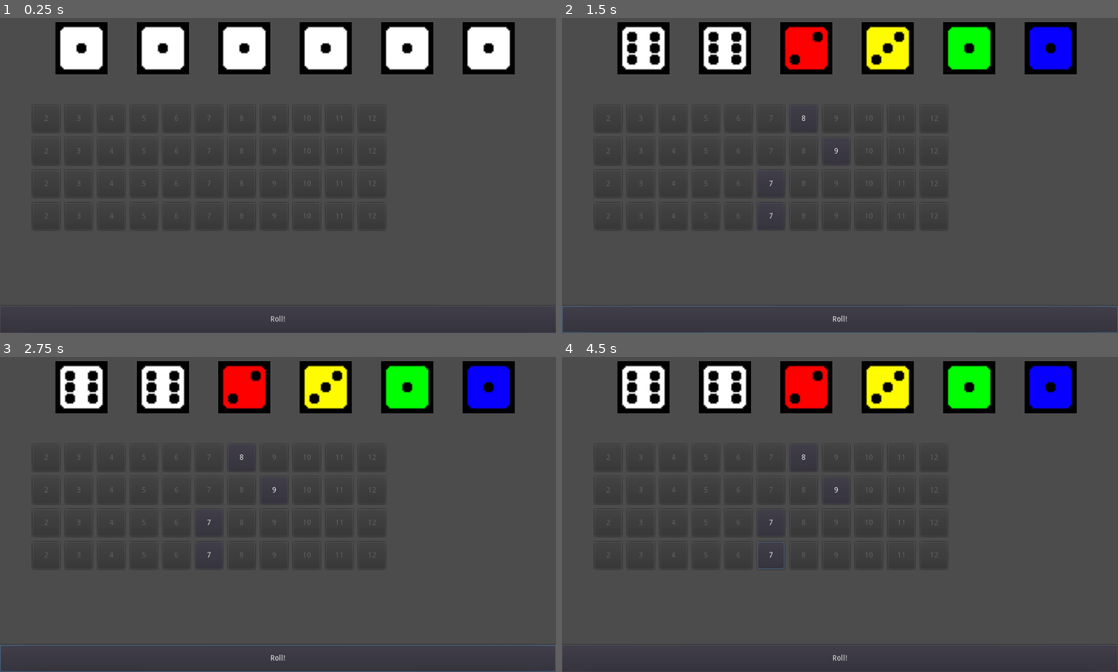
Above: before the commit, frames 1-4 (two rows, left to right).
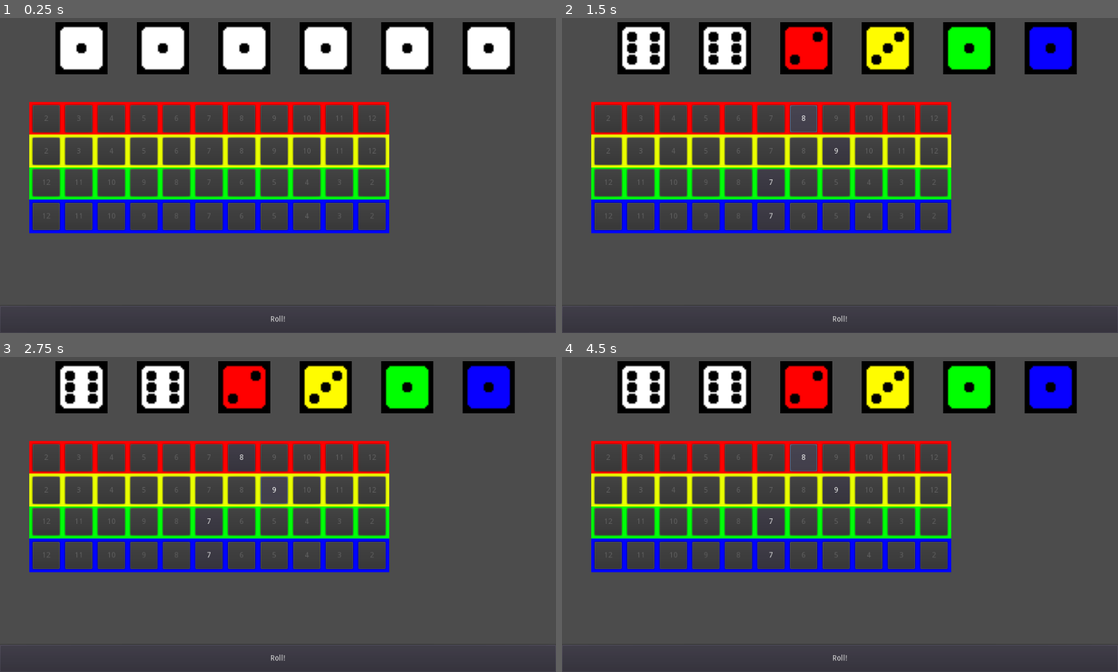
Above: after the commit, the same moments.

Repository: hamzasclone2/qwixxLike
Game: Godot game, scene res://Game.tscn
The game is run twice, just before and just after one commit, with the same random seed, the same clock (stepped at 60 frames per second) and the same inputs. The project has no main scene, so this scene is started directly.
Inputs:
- Up to frame 1 (0.25 s): no input
- Up to frame 2 (1.5 s): click "Roll!" at 0.5 s; click "8" at 1.25 s
- Up to frame 3 (2.75 s): click "9" at 2 s
- Up to frame 4 (4.5 s): click "7" at 2.75 s; click "7" at 3.5 s; click "8" at 4.25 s

The runs differ from the first frame. In frame 1, 9.2% of the frame differs, in the area x 5-70%, y 26-69%; in frame 2, 9.7%; in frame 3, 9.7%, in the area x 0-100%, y 26-100%; in frame 4, 9.3%.

Commit message:
fixed scoresheet order + added color

Diff:
--- a/Game.tscn
+++ b/Game.tscn
@@ -44,8 +44,16 @@
 offset = Vector2( 300, 25 )
 
 [node name="RedScores" type="Control" parent="Control"]
-anchor_right = 1.0
-anchor_bottom = 1.0
+__meta__ = {
+"_edit_use_anchors_": false
+}
+
+[node name="ColorRect" type="ColorRect" parent="Control/RedScores"]
+margin_left = 54.0
+margin_top = 174.0
+margin_right = 717.0
+margin_bottom = 236.0
+color = Color( 1, 0, 0, 1 )
 __meta__ = {
 "_edit_use_anchors_": false
 }
@@ -172,10 +180,18 @@
 }
 
 [node name="YellowScores" type="Control" parent="Control"]
-anchor_right = 1.0
-anchor_bottom = 1.0
-margin_top = 60.0
-margin_bottom = 60.0
+margin_top = 59.9323
+margin_bottom = 59.9323
+__meta__ = {
+"_edit_use_anchors_": false
+}
+
+[node name="ColorRect" type="ColorRect" parent="Control/YellowScores"]
+margin_left = 54.0
+margin_top = 174.0
+margin_right = 717.0
+margin_bottom = 236.0
+color = Color( 0.921569, 1, 0, 1 )
 __meta__ = {
 "_edit_use_anchors_": false
 }
@@ -302,65 +318,73 @@
 }
 
 [node name="GreenScores" type="Control" parent="Control"]
-anchor_right = 1.0
-anchor_bottom = 1.0
-margin_top = 120.0
-margin_bottom = 120.0
-__meta__ = {
-"_edit_use_anchors_": false
-}
-
-[node name="Green2" type="Button" parent="Control/GreenScores"]
+margin_top = 118.366
+margin_bottom = 118.366
+__meta__ = {
+"_edit_use_anchors_": false
+}
+
+[node name="ColorRect" type="ColorRect" parent="Control/GreenScores"]
+margin_left = 54.0
+margin_top = 177.0
+margin_right = 717.0
+margin_bottom = 236.0
+color = Color( 0, 1, 0.0392157, 1 )
+__meta__ = {
+"_edit_use_anchors_": false
+}
+
+[node name="Green12" type="Button" parent="Control/GreenScores"]
 margin_left = 60.0
 margin_top = 180.0
 margin_right = 110.0
 margin_bottom = 230.0
 disabled = true
-text = "2"
-__meta__ = {
-"_edit_use_anchors_": false
-}
-
-[node name="Green3" type="Button" parent="Control/GreenScores"]
+text = "12"
+__meta__ = {
+"_edit_use_anchors_": false
+}
+
+[node name="Green11" type="Button" parent="Control/GreenScores"]
 margin_left = 120.0
 margin_top = 180.0
 margin_right = 170.0
 margin_bottom = 230.0
 disabled = true
-text = "3"
-__meta__ = {
-"_edit_use_anchors_": false
-}
-
-[node name="Green4" type="Button" parent="Control/GreenScores"]
+text = "11"
+__meta__ = {
+"_edit_use_anchors_": false
+}
+
+[node name="Green10" type="Button" parent="Control/GreenScores"]
 margin_left = 180.0
 margin_top = 180.0
 margin_right = 230.0
 margin_bottom = 230.0
 disabled = true
-text = "4"
-__meta__ = {
-"_edit_use_anchors_": false
-}
-
-[node name="Green5" type="Button" parent="Control/GreenScores"]
+text = "10"
+__meta__ = {
+"_edit_use_anchors_": false
+}
+
+[node name="Green9" type="Button" parent="Control/GreenScores"]
 margin_left = 240.0
 margin_top = 180.0
 margin_right = 290.0
 margin_bottom = 230.0
 disabled = true
-text = "5"
-__meta__ = {
-"_edit_use_anchors_": false
-}
-
-[node name="Green6" type="Button" parent="Control/GreenScores"]
+text = "9"
+__meta__ = {
+"_edit_use_anchors_": false
+}
+
+[node name="Green8" type="Button" parent="Control/GreenScores"]
 margin_left = 300.0
 margin_top = 180.0
 margin_right = 350.0
 margin_bottom = 230.0
 disabled = true
-text = "6"
+text = "8"
 __meta__ = {
 "_edit_use_anchors_": false
 }
@@ -376,121 +400,129 @@
 "_edit_use_anchors_": false
 }
 
-[node name="Green8" type="Button" parent="Control/GreenScores"]
+[node name="Green6" type="Button" parent="Control/GreenScores"]
 margin_left = 420.0
 margin_top = 180.0
 margin_right = 470.0
 margin_bottom = 230.0
 disabled = true
+text = "6"
+__meta__ = {
+"_edit_use_anchors_": false
+}
+
+[node name="Green5" type="Button" parent="Control/GreenScores"]
+margin_left = 480.0
+margin_top = 180.0
+margin_right = 530.0
+margin_bottom = 230.0
+disabled = true
+text = "5"
+__meta__ = {
+"_edit_use_anchors_": false
+}
+
+[node name="Green4" type="Button" parent="Control/GreenScores"]
+margin_left = 540.0
+margin_top = 180.0
+margin_right = 590.0
+margin_bottom = 230.0
+disabled = true
+text = "4"
+__meta__ = {
+"_edit_use_anchors_": false
+}
+
+[node name="Green3" type="Button" parent="Control/GreenScores"]
+margin_left = 600.0
+margin_top = 180.0
+margin_right = 650.0
+margin_bottom = 230.0
+disabled = true
+text = "3"
+__meta__ = {
+"_edit_use_anchors_": false
+}
+
+[node name="Green2" type="Button" parent="Control/GreenScores"]
+margin_left = 660.0
+margin_top = 180.0
+margin_right = 710.0
+margin_bottom = 230.0
+disabled = true
+text = "2"
+__meta__ = {
+"_edit_use_anchors_": false
+}
+
+[node name="BlueScores" type="Control" parent="Control"]
+margin_top = 179.797
+margin_bottom = 179.797
+__meta__ = {
+"_edit_use_anchors_": false
+}
+
+[node name="ColorRect" type="ColorRect" parent="Control/BlueScores"]
+margin_left = 54.0
+margin_top = 174.0
+margin_right = 717.0
+margin_bottom = 236.0
+color = Color( 0, 0.0156863, 1, 1 )
+__meta__ = {
+"_edit_use_anchors_": false
+}
+
+[node name="Blue12" type="Button" parent="Control/BlueScores"]
+margin_left = 60.0
+margin_top = 180.0
+margin_right = 110.0
+margin_bottom = 230.0
+disabled = true
+text = "12"
+__meta__ = {
+"_edit_use_anchors_": false
+}
+
+[node name="Blue11" type="Button" parent="Control/BlueScores"]
+margin_left = 120.0
+margin_top = 180.0
+margin_right = 170.0
+margin_bottom = 230.0
+disabled = true
+text = "11"
+__meta__ = {
+"_edit_use_anchors_": false
+}
+
+[node name="Blue10" type="Button" parent="Control/BlueScores"]
+margin_left = 180.0
+margin_top = 180.0
+margin_right = 230.0
+margin_bottom = 230.0
+disabled = true
+text = "10"
+__meta__ = {
+"_edit_use_anchors_": false
+}
+
+[node name="Blue9" type="Button" parent="Control/BlueScores"]
+margin_left = 240.0
+margin_top = 180.0
+margin_right = 290.0
+margin_bottom = 230.0
+disabled = true
+text = "9"
+__meta__ = {
+"_edit_use_anchors_": false
+}
+
+[node name="Blue8" type="Button" parent="Control/BlueScores"]
+margin_left = 300.0
+margin_top = 180.0
+margin_right = 350.0
+margin_bottom = 230.0
+disabled = true
 text = "8"
-__meta__ = {
-"_edit_use_anchors_": false
-}
-
-[node name="Green9" type="Button" parent="Control/GreenScores"]
-margin_left = 480.0
-margin_top = 180.0
-margin_right = 530.0
-margin_bottom = 230.0
-disabled = true
-text = "9"
-__meta__ = {
-"_edit_use_anchors_": false
-}
-
-[node name="Green10" type="Button" parent="Control/GreenScores"]
-margin_left = 540.0
-margin_top = 180.0
-margin_right = 590.0
-margin_bottom = 230.0
-disabled = true
-text = "10"
-__meta__ = {
-"_edit_use_anchors_": false
-}
-
-[node name="Green11" type="Button" parent="Control/GreenScores"]
-margin_left = 600.0
-margin_top = 180.0
-margin_right = 650.0
-margin_bottom = 230.0
-disabled = true
-text = "11"
-__meta__ = {
-"_edit_use_anchors_": false
-}
-
-[node name="Green12" type="Button" parent="Control/GreenScores"]
-margin_left = 660.0
-margin_top = 180.0
-margin_right = 710.0
-margin_bottom = 230.0
-disabled = true
-text = "12"
-__meta__ = {
-"_edit_use_anchors_": false
-}
-
-[node name="BlueScores" type="Control" parent="Control"]
-anchor_right = 1.0
-anchor_bottom = 1.0
-margin_top = 180.0
-margin_bottom = 180.0
-__meta__ = {
-"_edit_use_anchors_": false
-}
-
-[node name="Blue2" type="Button" parent="Control/BlueScores"]
-margin_left = 60.0
-margin_top = 180.0
-margin_right = 110.0
-margin_bottom = 230.0
-disabled = true
-text = "2"
-__meta__ = {
-"_edit_use_anchors_": false
-}
-
-[node name="Blue3" type="Button" parent="Control/BlueScores"]
-margin_left = 120.0
-margin_top = 180.0
-margin_right = 170.0
-margin_bottom = 230.0
-disabled = true
-text = "3"
-__meta__ = {
-"_edit_use_anchors_": false
-}
-
-[node name="Blue4" type="Button" parent="Control/BlueScores"]
-margin_left = 180.0
-margin_top = 180.0
-margin_right = 230.0
-margin_bottom = 230.0
-disabled = true
-text = "4"
-__meta__ = {
-"_edit_use_anchors_": false
-}
-
-[node name="Blue5" type="Button" parent="Control/BlueScores"]
-margin_left = 240.0
-margin_top = 180.0
-margin_right = 290.0
-margin_bottom = 230.0
-disabled = true
-text = "5"
-__meta__ = {
-"_edit_use_anchors_": false
-}
-
-[node name="Blue6" type="Button" parent="Control/BlueScores"]
-margin_left = 300.0
-margin_top = 180.0
-margin_right = 350.0
-margin_bottom = 230.0
-disabled = true
-text = "6"
 __meta__ = {
 "_edit_use_anchors_": false
 }
@@ -506,57 +538,57 @@
 "_edit_use_anchors_": false
 }
 
-[node name="Blue8" type="Button" parent="Control/BlueScores"]
+[node name="Blue6" type="Button" parent="Control/BlueScores"]
 margin_left = 420.0
 margin_top = 180.0
 margin_right = 470.0
 margin_bottom = 230.0
 disabled = true
-text = "8"
-__meta__ = {
-"_edit_use_anchors_": false
-}
-
-[node name="Blue9" type="Button" parent="Control/BlueScores"]
+text = "6"
+__meta__ = {
+"_edit_use_anchors_": false
+}
+
+[node name="Blue5" type="Button" parent="Control/BlueScores"]
 margin_left = 480.0
 margin_top = 180.0
 margin_right = 530.0
 margin_bottom = 230.0
 disabled = true
-text = "9"
-__meta__ = {
-"_edit_use_anchors_": false
-}
-
-[node name="Blue10" type="Button" parent="Control/BlueScores"]
+text = "5"
+__meta__ = {
+"_edit_use_anchors_": false
+}
+
+[node name="Blue4" type="Button" parent="Control/BlueScores"]
 margin_left = 540.0
 margin_top = 180.0
 margin_right = 590.0
 margin_bottom = 230.0
 disabled = true
-text = "10"
-__meta__ = {
-"_edit_use_anchors_": false
-}
-
-[node name="Blue11" type="Button" parent="Control/BlueScores"]
+text = "4"
+__meta__ = {
+"_edit_use_anchors_": false
+}
+
+[node name="Blue3" type="Button" parent="Control/BlueScores"]
 margin_left = 600.0
 margin_top = 180.0
 margin_right = 650.0
 margin_bottom = 230.0
 disabled = true
-text = "11"
-__meta__ = {
-"_edit_use_anchors_": false
-}
-
-[node name="Blue12" type="Button" parent="Control/BlueScores"]
+text = "3"
+__meta__ = {
+"_edit_use_anchors_": false
+}
+
+[node name="Blue2" type="Button" parent="Control/BlueScores"]
 margin_left = 660.0
 margin_top = 180.0
 margin_right = 710.0
 margin_bottom = 230.0
 disabled = true
-text = "12"
+text = "2"
 __meta__ = {
 "_edit_use_anchors_": false
 }
